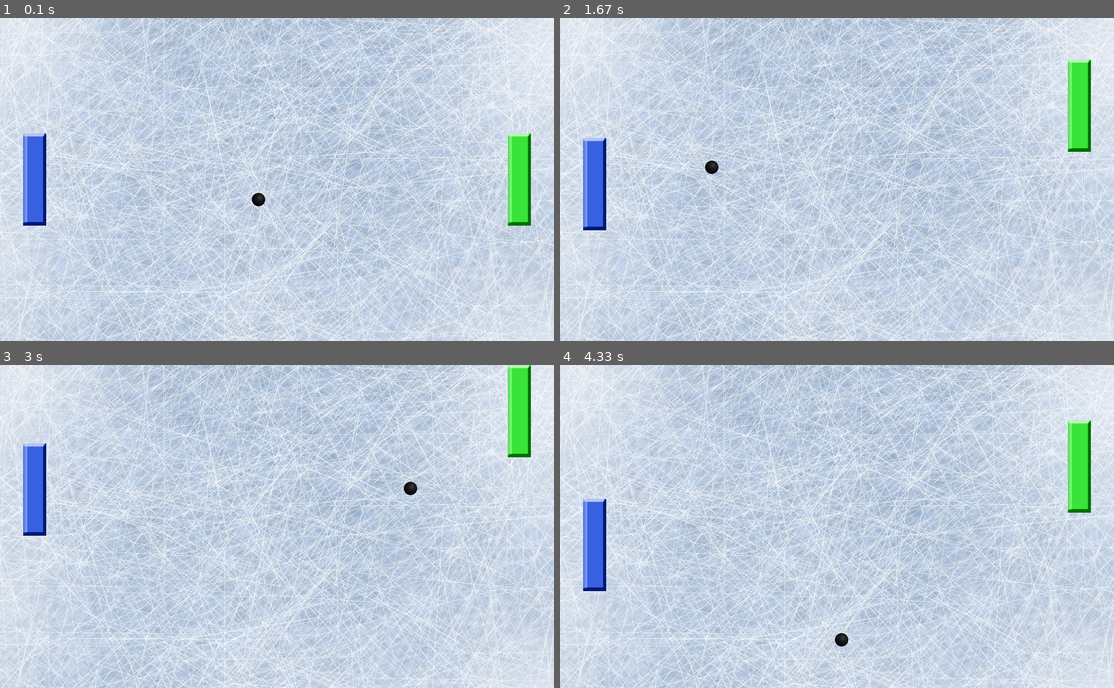
Above: before the commit, frames 1-4 (two rows, left to right).
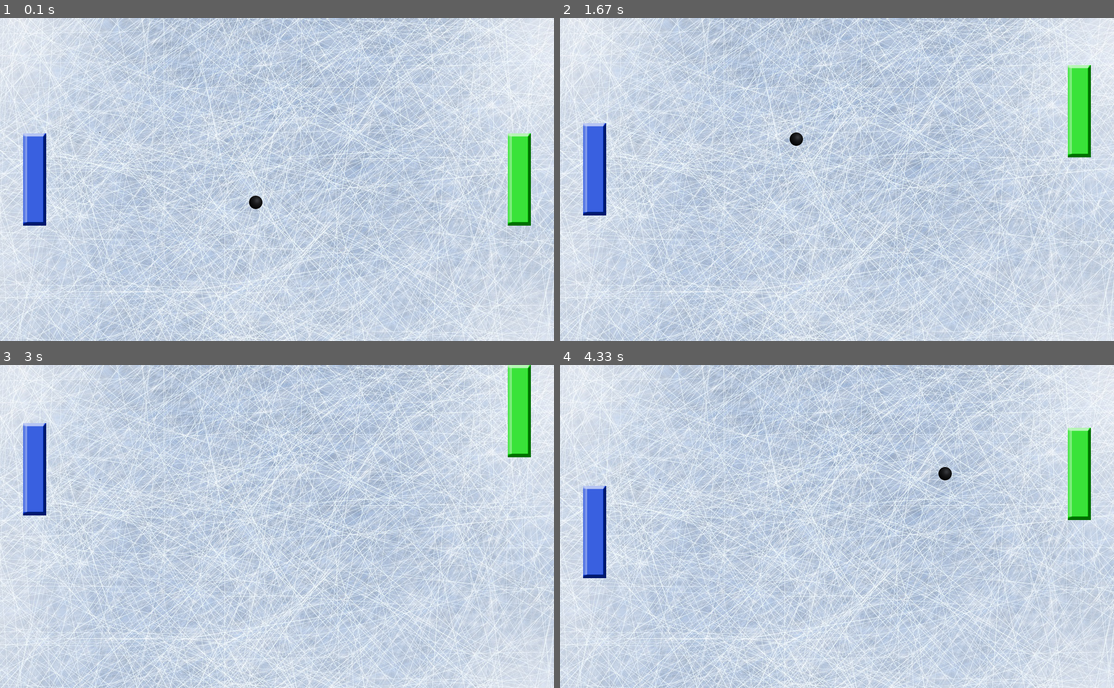
Above: after the commit, the same moments.

Repository: MxRyDev/Pong_multiplayer_online
Game: pygame game, started from Pong_Local/MAIN.py
The game is run twice, just before and just after one commit, with the same random seed, the same clock (stepped at 60 frames per second) and the same inputs.
Inputs:
- Up to frame 1 (0.1 s): no input
- Up to frame 2 (1.67 s): hold Up 0.33-0.8 s; hold Down 0.83-1.13 s; hold S 0.83-1.13 s; hold Up 1.17-1.53 s; hold W 1.17-1.53 s; hold Down from 1.57 s (still down); hold S from 1.57 s (still down)
- Up to frame 3 (3 s): release Down at 1.93 s; release S at 1.93 s; hold Up 1.97-2.27 s; hold W 1.97-2.27 s; hold Down 2.3-2.6 s; hold S 2.3-2.6 s; hold Up from 2.63 s (still down); hold W from 2.63 s (still down)
- Up to frame 4 (4.33 s): release Up at 3 s; release W at 3 s; hold Down 3.03-3.4 s; hold S 3.03-3.4 s; hold Up 3.43-3.73 s; hold W 3.43-3.73 s; hold Down 3.77-4.07 s; hold S 3.77-4.07 s; hold Up from 4.1 s (still down); hold W from 4.1 s (still down)

The runs differ from the first frame. In frame 1, less than 0.1% of the frame differs, in the area x 44-48%, y 54-60%; in frame 2, 0.8%, in the area x 4-96%, y 12-66%; in frame 3, 0.7%; in frame 4, 0.8%.

Commit message:
very small tweaks

Diff:
--- a/Pong_Local/MAIN.py
+++ b/Pong_Local/MAIN.py
@@ -1,8 +1,8 @@
 # Need to add:
 '''
--Hit Detection
+
 -Scoring
--"Spin" on the ball if paddle was moving at impact
+
 '''
 
 
--- a/Pong_Local/constants.py
+++ b/Pong_Local/constants.py
@@ -38,13 +38,11 @@
 # they should be updated if images are changed
 PLAYER_HEIGHT = 200
 PLAYER_WIDTH = 50
-PLAYER_SPEED = 15
+PLAYER_SPEED = 17
 
 PUCK_HEIGHT = 30
 PUCK_WIDTH = 30
-PUCK_SPEED = 7
-SPIN_SPEED = 3
-DRAG_SPEED = 6
+PUCK_SPEED = 8
 
 
 
